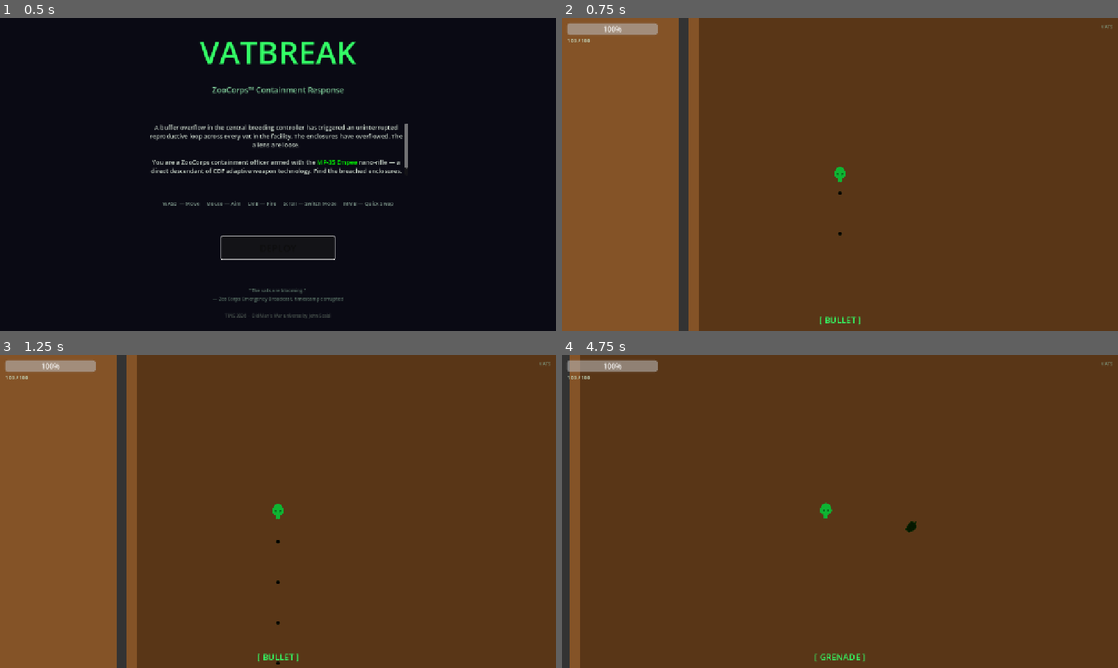
Above: before the commit, frames 1-4 (two rows, left to right).
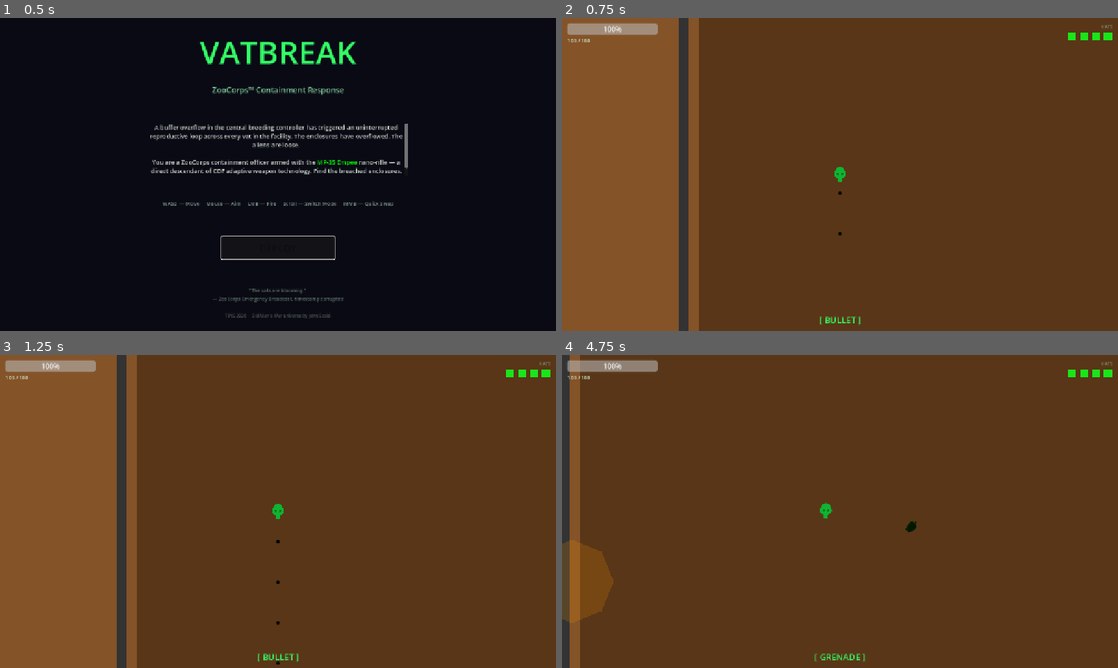
Above: after the commit, the same moments.

Repository: MauroFVieira/vatbreak
Game: Godot game, scene res://scenes/ui/TitleScreen.tscn
Same seed, same stepped clock (60 frames per second), same inputs: the game is played once before the commit and once after it.
Inputs (mouse positions are in pixels of both pictures, inside the frame that each line leads up to):
- Up to frame 1 (0.5 s): no input
- Up to frame 2 (0.75 s): click "DEPLOY" at 0.5 s
- Up to frame 3 (1.25 s): no input
- Up to frame 4 (4.75 s): tap Enter (ui_accept) at 1.25, 1.52, 2.27, 3.77, 4.52 s; move the mouse to (962, 495) at 1.27 s; hold D (move_right) 1.28-2.03 s; tap Middle mouse button (quick_swap) every 0.75 s from 1.35 to 4.35 s; click (962, 495) at 1.42 s; move the mouse to (728, 527) at 2.02 s; hold S (move_down) 2.03-2.78 s; move the mouse to (895, 442) at 2.77 s; hold D (move_right) 2.78-3.53 s; move the mouse to (812, 574) at 3.52 s; hold W (move_up) 3.53-4.28 s; click (812, 574) at 3.67 s; move the mouse to (1006, 558) at 4.27 s; hold A (move_left) from 4.28 s (still down)

Frame 1 is identical in both runs. In frame 2, 0.1% of the frame differs, in the area x 91-99%, y 4-8%; in frame 3, 0.1%; in frame 4, 1.5%, in the area x 0-99%, y 4-86%.

Commit message:
Drawing grenade explosions. Rebalancing damage to VATS. Increasing starting alien numbers.

Diff:
--- a/scripts/level/Level.gd
+++ b/scripts/level/Level.gd
@@ -16,10 +16,10 @@
 
 # How many of each species to pre-place at start
 const INITIAL_COUNTS := {
-	"consu":  10,
-	"rraey":  3,
-	"obin":   2,
-	"fnitu":  4,
+	"consu":  15,
+	"rraey":  5,
+	"obin":   3,
+	"fnitu":  6,
 }
 
 # Rough spread regions (centre, half-extents)
--- a/scripts/level/Vat.gd
+++ b/scripts/level/Vat.gd
@@ -11,7 +11,7 @@
 
 @export var species_id: String = "consu_crawler"
 @export var enemy_scene: PackedScene
-@export var max_health: int = 200
+@export var max_health: int = 600   # tripled from 200
 
 # Bloom
 const BLOOM_TIME      := 45.0   # seconds until vat blooms
@@ -32,6 +32,7 @@
 
 func _ready() -> void:
 	health = max_health
+	add_to_group("vats")
 	GameState.register_vat(species_id)
 	if health_bar:
 		health_bar.max_value = max_health
@@ -81,10 +82,16 @@
 	enemy.global_position = global_position + offset
 
 
-func take_damage(amount: int) -> void:
+func take_damage(amount: int, damage_type: String = "bullet") -> void:
 	if stage == Stage.DEAD:
 		return
-	health -= amount
+	# Apply type modifiers
+	var final_damage := amount
+	if damage_type == "grenade":
+		final_damage = int(amount * 0.6)   # 40% resistance to grenades
+	elif damage_type == "beam":
+		final_damage = int(amount * 1.6)   # 60% vulnerability to beams
+	health -= final_damage
 	health = maxi(health, 0)
 	if health_bar:
 		health_bar.value = health
--- a/scripts/projectiles/BeamProjectile.gd
+++ b/scripts/projectiles/BeamProjectile.gd
@@ -40,7 +40,11 @@
 	if _current_hit == null:
 		return
 	if _current_hit.has_method("take_damage"):
-		_current_hit.take_damage(tick_damage)
+		# Pass damage type for vat vulnerability calculation
+		if _current_hit.get_script() and _current_hit.get_script().resource_path.contains("Vat"):
+			_current_hit.take_damage(tick_damage, "beam")
+		else:
+			_current_hit.take_damage(tick_damage)
 	# Apply / refresh NanoBurn stack
 	if _current_hit.has_method("apply_nano_burn"):
 		_current_hit.apply_nano_burn(tick_damage)
--- a/scripts/projectiles/GrenadeProjectile.gd
+++ b/scripts/projectiles/GrenadeProjectile.gd
@@ -44,13 +44,38 @@
 	query.transform = Transform2D(0.0, global_position)
 	query.collision_mask = 0b110  # enemies + vats
 	var results := space.intersect_shape(query, 32)
+	# Draw explosion graphic
+	_draw_explosion()
 	for r in results:
 		var col = _resolve_damage_target(r["collider"])
 		if col != null and col.has_method("take_damage"):
-			col.take_damage(damage)
+			# Pass damage type for vat resistance calculation
+			if col.has_method("take_damage") and col.get_script() and col.get_script().resource_path.contains("Vat"):
+				col.take_damage(damage, "grenade")
+			else:
+				col.take_damage(damage)
 	# TODO: spawn explosion VFX here
 	queue_free()
 
+
+func _draw_explosion() -> void:
+	# Draw a simple polygon explosion circle
+	var polygon = Polygon2D.new()
+	polygon.z_index = 5
+	polygon.color = Color(1.0, 0.6, 0.0, 0.8)   # orange-yellow
+	# Create circle points
+	var points: PackedVector2Array = []
+	var segments := 8
+	for i in range(segments):
+		var angle := (i / float(segments)) * TAU
+		points.append(Vector2(cos(angle), sin(angle)) * explosion_radius)
+	polygon.polygon = points
+	polygon.global_position = global_position
+	get_parent().add_child(polygon)
+	# Fade out the explosion
+	var tween := polygon.create_tween()
+	tween.tween_property(polygon, "color:a", 0.0, 0.3)
+	tween.tween_callback(polygon.queue_free)
 
 func _resolve_damage_target(target: Node) -> Node:
 	if target == null:
--- a/scripts/ui/HUD.gd
+++ b/scripts/ui/HUD.gd
@@ -13,16 +13,21 @@
 @onready var center_message:  Label       = $CenterMessage
 @onready var vat_status_row:  HBoxContainer = $TopRight/VatRow
 
+# Track signal connections for cleanup on exit
+var _connections: Array = []  # Array of (object, signal, callable) tuples
+
 # Called by Main when player and vats are ready
 func init(player: Node, mp35: Node, vats: Array) -> void:
 	# Player health
 	player.health_changed.connect(_on_health_changed)
+	_connections.append([player, "health_changed", Callable(self, "_on_health_changed")])
 	health_bar.max_value = player.max_health
 	health_bar.value     = player.health
 	_update_health_label(player.health, player.max_health)
 
 	# Ammo mode
 	mp35.mode_changed.connect(_on_mode_changed)
+	_connections.append([mp35, "mode_changed", Callable(self, "_on_mode_changed")])
 	_on_mode_changed("BULLET")
 
 	# Vat status icons
@@ -33,13 +38,28 @@
 		icon.custom_minimum_size = Vector2(20, 20)
 		icon.color = Color(0.1, 0.9, 0.1)   # green = active
 		vat_status_row.add_child(icon)
-		# Connect vat signals
-		vat.connect("vat_destroyed_signal", func(_id): _mark_vat_dead(icon))
-		GameState.vat_destroyed.connect(func(_id): _check_bloom(vat, icon))
+		# Connect vat signals explicitly and track for cleanup
+		var dead_callback = Callable(self, "_mark_vat_dead").bindv([icon])
+		vat.connect("vat_destroyed_signal", dead_callback)
+		_connections.append([vat, "vat_destroyed_signal", dead_callback])
 
-	# Global bloom announcements
-	if GameState.has_signal("vat_bloomed"):
-		GameState.vat_bloomed.connect(_on_vat_bloomed)
+		var bloom_callback = Callable(self, "_mark_vat_bloomed").bindv([icon])
+		vat.connect("vat_bloomed", bloom_callback)
+		_connections.append([vat, "vat_bloomed", bloom_callback])
+
+		vat.connect("vat_bloomed", Callable(self, "_on_vat_bloomed"))
+		_connections.append([vat, "vat_bloomed", Callable(self, "_on_vat_bloomed")])
+
+
+func _exit_tree() -> void:
+	# Disconnect all tracked signals to prevent cleanup errors on scene transitions
+	for conn_info in _connections:
+		var obj = conn_info[0]
+		var sig_name = conn_info[1]
+		var callable = conn_info[2]
+		if is_instance_valid(obj) and obj.is_connected(sig_name, callable):
+			obj.disconnect(sig_name, callable)
+	_connections.clear()
 
 
 func _on_health_changed(current: int, maximum: int) -> void:
@@ -71,11 +91,15 @@
 		center_message.visible = false
 
 
-func _mark_vat_dead(icon: ColorRect) -> void:
+func _mark_vat_dead(_species_id: String, icon: ColorRect) -> void:
 	icon.color = Color(0.3, 0.3, 0.3)   # grey = destroyed
 
 
-func _check_bloom(vat: Node, icon: ColorRect) -> void:
+func _mark_vat_bloomed(_species_id: String, icon: ColorRect) -> void:
+	icon.color = Color(0.9, 0.1, 0.1)   # red = bloomed
+
+
+func _check_bloom(_species_id: String, vat: Node, icon: ColorRect) -> void:
 	# Poll the vat's stage; if bloomed show red
 	if is_instance_valid(vat) and vat.stage == 1:   # Stage.BLOOMED == 1
 		icon.color = Color(0.9, 0.1, 0.1)
Not shown, added: export_presets.cfg
Not shown, changed: .gitignore
